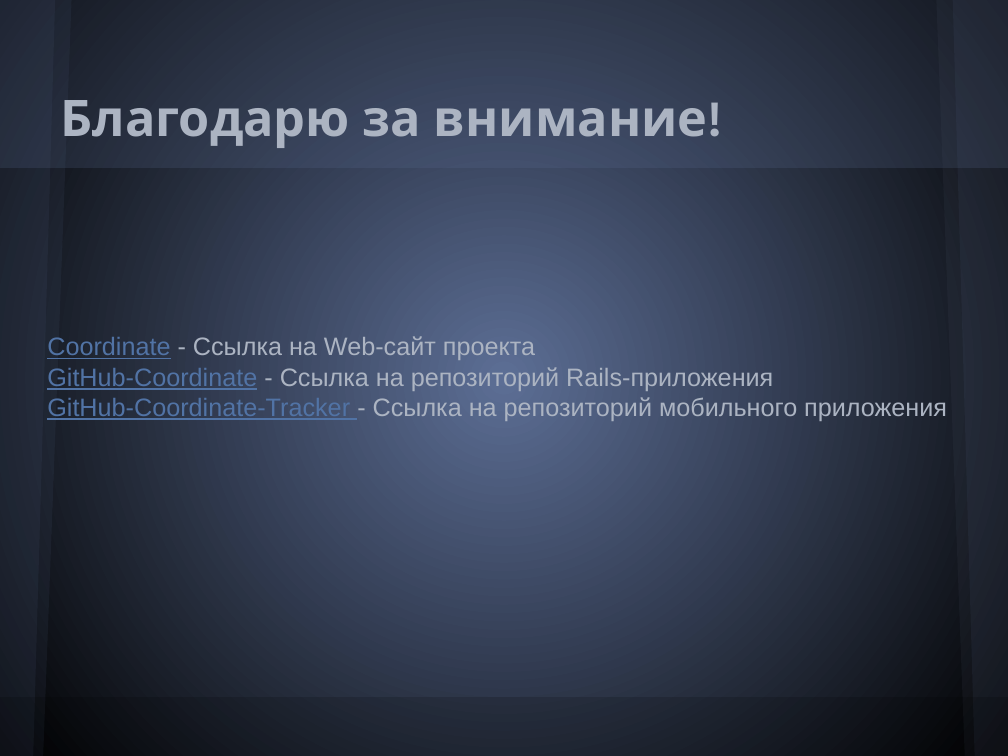
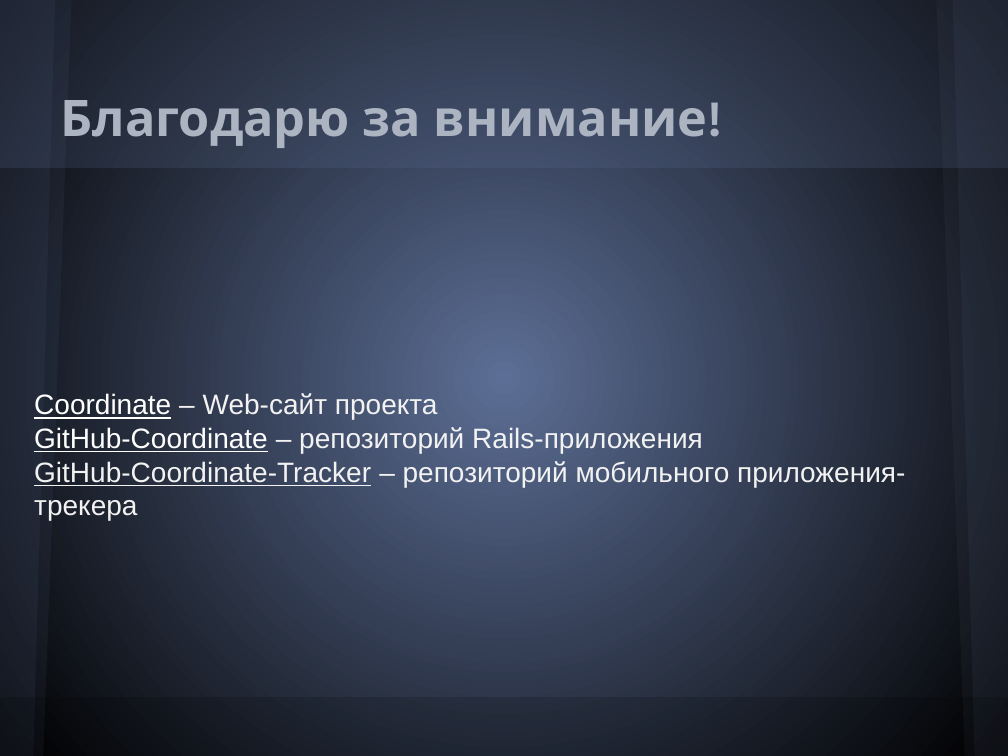
Before and after one commit to Melancholic/Coordinate-reports, a slide deck: slide 14 of Презентация.pptx (slide 16 before the commit). Drawn at 1008x756 pixels with LibreOffice and Linux fonts; fonts in the diff are those of the drawing. Boxes give left, top, right and bottom in pixels: in the first picture for what was removed or moved away, otherwise in the second. Text is boxed around its words. In the diff, an @@ line names an element or a change of style, - is before the commit and + after.

```diff
--- a/Презентация.pptx
+++ b/Презентация.pptx
@@ text at box(34, 393, 905, 520): text changed; size 18 to 20 pt; text colour #ACB4C2 to #F2F2F2 @@
-Coordinate - Ссылка на Web-сайт проекта
-GitHub-Coordinate - Ссылка на репозиторий Rails-приложения
-GitHub-Coordinate-Tracker - Ссылка на репозиторий мобильного приложения
+Coordinate – Web-сайт проекта
+GitHub-Coordinate – репозиторий Rails-приложения
+GitHub-Coordinate-Tracker – репозиторий мобильного приложения-трекера
```
Also in this commit, not shown: 1 other slide changed, 4 slides added, 6 slides removed, 4 other files.
